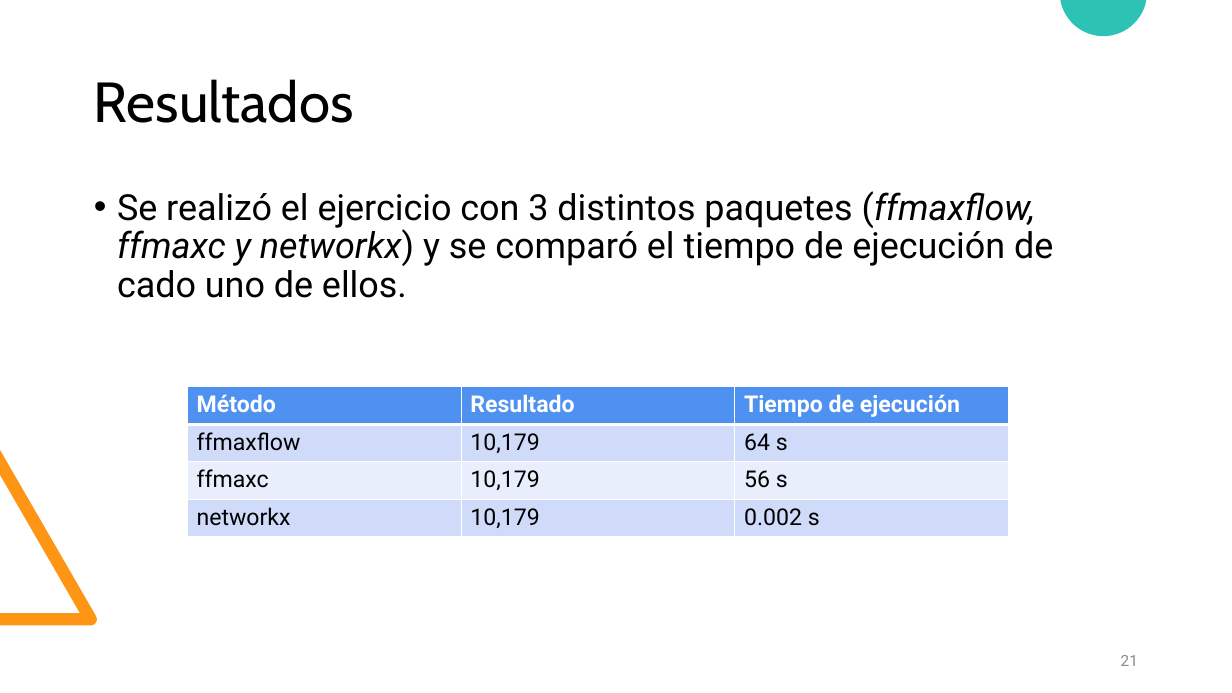
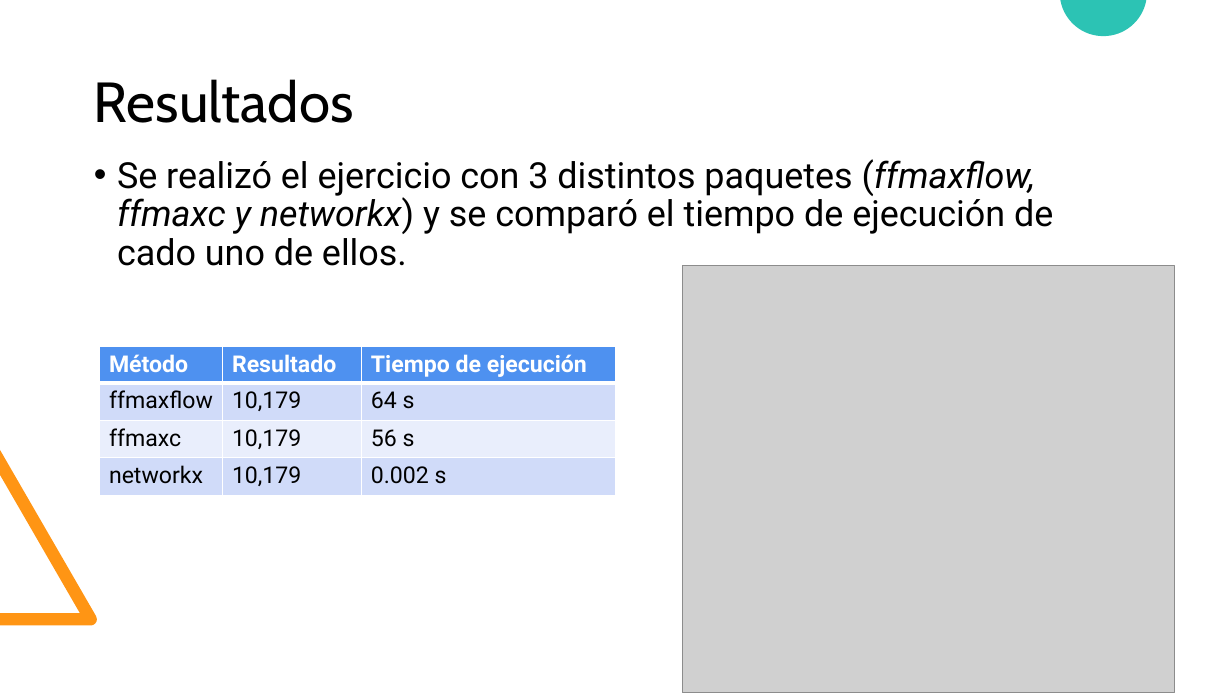
Before and after one commit to diramtz/ProyectoFinal_MaxFlow, a slide deck: slide 21 of documentos/Presentacion_ffmf.pptx. Drawn at 1232x693 pixels with LibreOffice and Linux fonts; fonts in the diff are those of the drawing; grey boxes stand for pictures. Boxes give left, top, right and bottom in pixels: in the first picture for what was removed or moved away, otherwise in the second. Text is boxed around its words. In the diff, an @@ line names an element or a change of style, - is before the commit and + after.

```diff
--- a/documentos/Presentacion_ffmf.pptx
+++ b/documentos/Presentacion_ffmf.pptx
@@ text "Se realizó el ejercicio con ...": place and size @@
-text "Se realizó el ejercicio con ..." at bbox=[117, 191, 1053, 298]
+text "Se realizó el ejercicio con ..." at bbox=[117, 159, 1053, 266]
@@ picture added at bbox=[682, 266, 1175, 693] @@
@@ table: place and size @@
-table at bbox=[188, 387, 1008, 537]
+table at bbox=[100, 347, 616, 496]
@@ page number removed at bbox=[1121, 655, 1138, 666] @@
-21
```
Also in this commit, not shown: 1 other slide changed, 1 other file.
